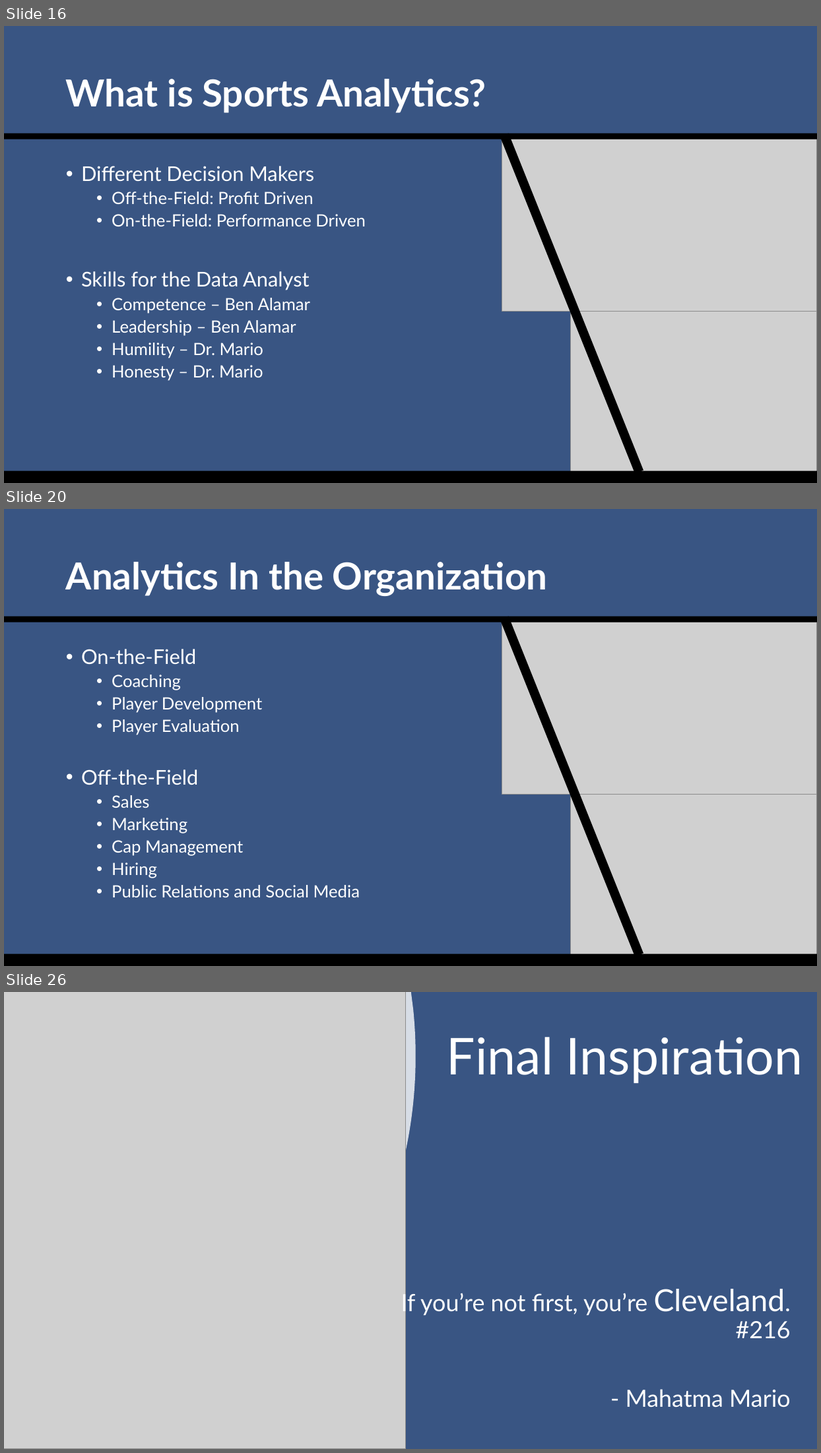
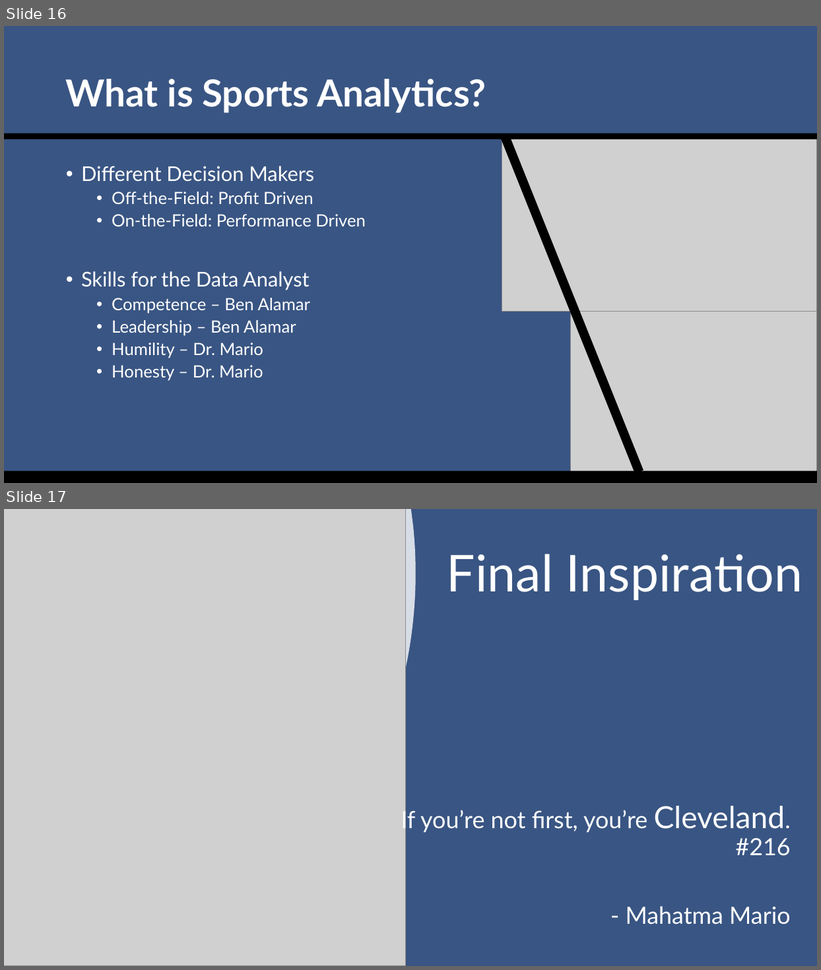
Before and after one commit to SuperMarioGiacomazzo/STOR390_WEBSITE, a slide deck: Slides/Sports Analytics 1/Sports_Analytics_1_Lecture.pptx. Shown one above the other, each under a label of ours: slides 16, 20 and 26 before the commit, slides 16 and 17 after it; the slides between them are not shown. The pictures are 821x1453 and 821x970 pixels, drawn with LibreOffice and Linux fonts; fonts in the diff are those of the drawing; grey boxes stand for pictures. Boxes give left, top, right and bottom in pixels: in the first picture for what was removed or moved away, otherwise in the second. Text is boxed around its words. In the diff, an @@ line names an element or a change of style, - is before the commit and + after.

```diff
--- a/Slides/Sports Analytics 1/Sports_Analytics_1_Lecture.pptx
+++ b/Slides/Sports Analytics 1/Sports_Analytics_1_Lecture.pptx
@@ slide 20 removed at [4, 509, 817, 966], background #395583 @@
@@ title removed at [66, 562, 547, 596] @@
-Analytics In the Organization
@@ rectangle removed at [4, 617, 817, 623] @@
@@ rectangle removed at [500, 617, 644, 957] @@
@@ picture removed at [502, 623, 817, 795] @@
@@ text removed at [81, 649, 360, 898] @@
-• On-the-Field
-  • Coaching
-  • Player Development
-  • Player Evaluation
-• Off-the-Field
-  • Sales
-  • Marketing
-  • Cap Management
-  • Hiring
-  • Public Relations and Social Media
@@ picture removed at [571, 795, 817, 966] @@
@@ rectangle removed at [4, 955, 817, 966] @@
@@ what was slide 26 is now slide 17 @@
```
Also in this commit, not shown: 8 other slides removed, 12 other files.
